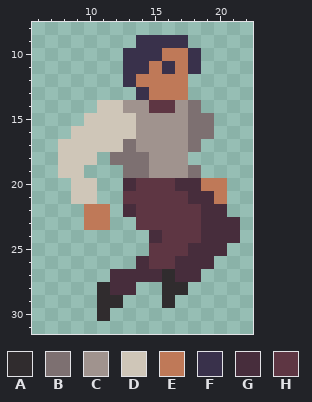
Pixel-art file: res/player-jump.ase. That is the earlier state.
32x32 pixels, 1 frame. Shown: x 6..22, y 8..31.
Palette (. is transparent): A #302c2e  B #7d7071  C #a0938e  D #cfc6b8  E #bf7958  F #39314b  G #472d3c  H #5e3643
After the commit:
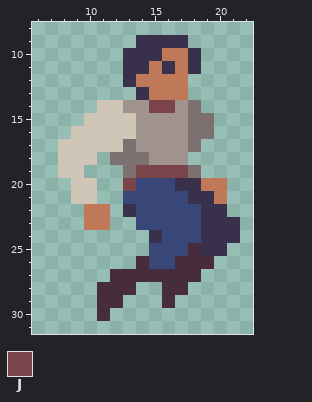
Colours new in this view: J #7a444a
Author's note on the commit: finesed the try jump mechanics
The edit:
Colour H changes from #5e3643 to #394778.
The edit turns colour G into colour F in row 20 at x 17 to 18; in row 21 at x 18 to 19; in row 22 at x 13 and 19 to 20; in row 23 at x 19 to 21; in row 24 at x 15 and 19 to 21; in row 25 at x 19 to 20.
The edit turns colour A into colour G in row 27 at x 16; in row 28 at x 11 and 16 to 17; in row 29 at x 11 to 12 and 16; in row 30 at x 11.
The edit turns colour B into colour J in row 19 at x 14.
The edit turns colour C into colour J in row 19 at x 15 to 17.
The edit turns colour G into colour J in row 20 at x 13.
The edit turns colour H into colour J in row 14 at x 15 to 16.
Pixel boxes of the changes (left, top, right, bottom) in both pictures:
changed: (97, 100, 240, 321)
